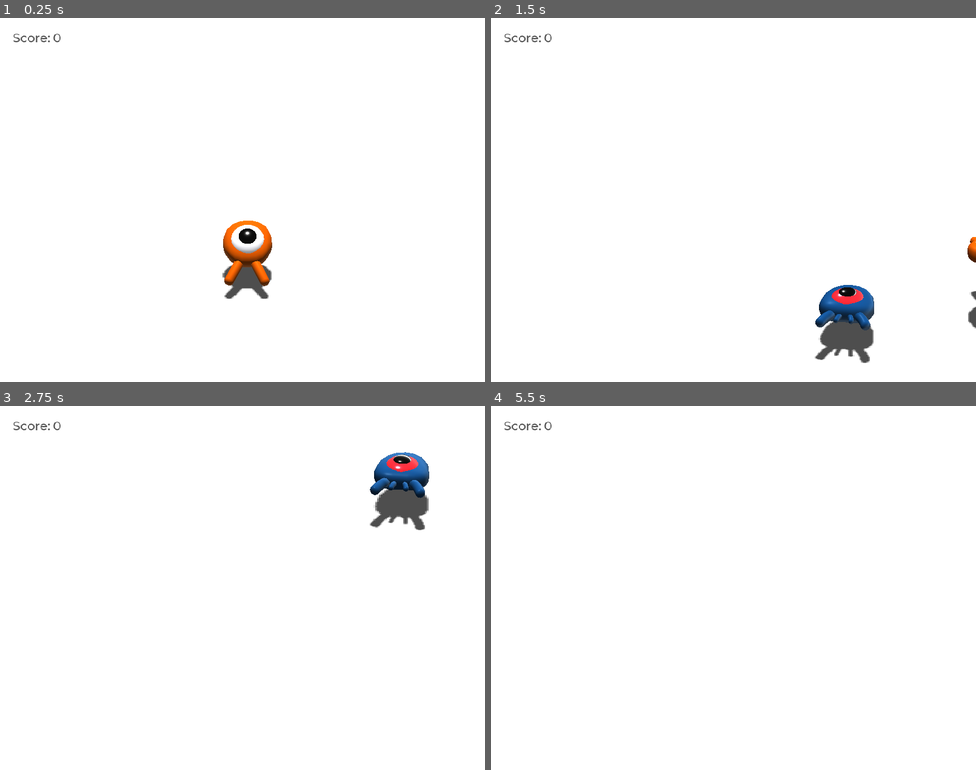
Above: before the commit, frames 1-4 (two rows, left to right).
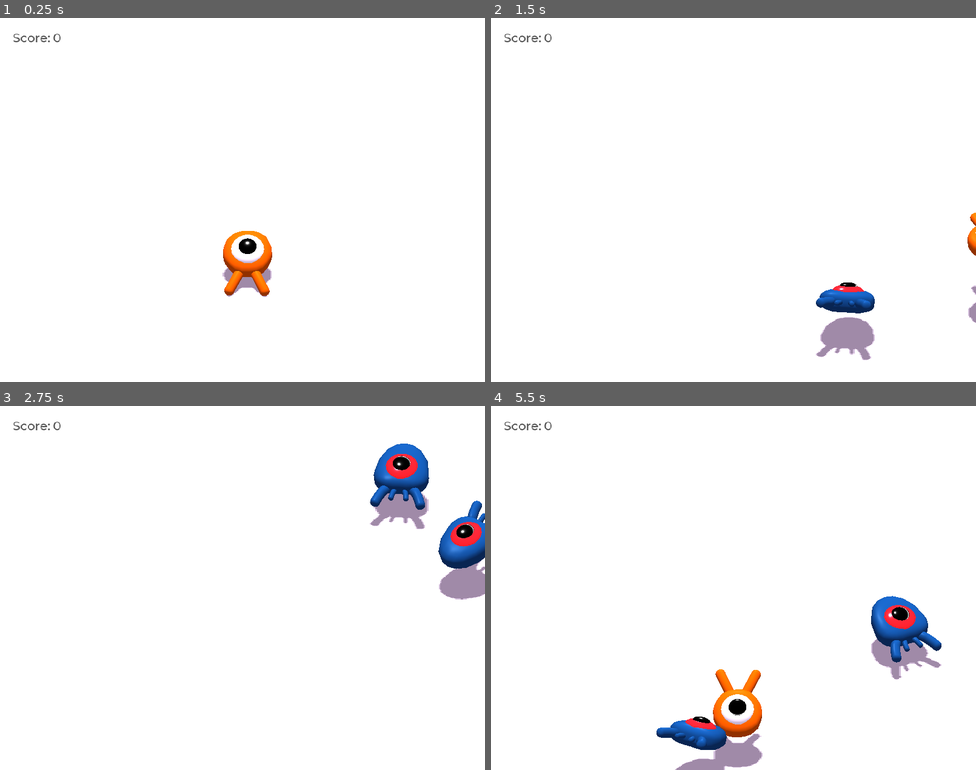
Above: after the commit, the same moments.

Repository: dan1229/godot_3d_squash_the_creeps
Game: Godot game, scene res://Main.tscn
The game is run twice, just before and just after one commit, with the same random seed, the same clock (stepped at 60 frames per second) and the same inputs.
Inputs:
- Up to frame 1 (0.25 s): no input
- Up to frame 2 (1.5 s): tap Enter (ui_accept) at 0.5 s; hold D (move_right) 0.53-1.28 s; hold Space (jump) 0.53-1.28 s; hold S (move_back) from 1.28 s (still down); tap Space (jump) at 1.35 s
- Up to frame 3 (2.75 s): tap Space (jump) at 1.52, 1.82 s; release S (move_back) at 2.03 s; hold D (move_right) from 2.03 s (still down); hold Space (jump) from 2.03 s (still down)
- Up to frame 4 (5.5 s): release D (move_right) at 2.78 s; release Space (jump) at 2.78 s; hold W (move_forward) 2.78-3.53 s; tap Space (jump) at 2.85, 3.02, 3.32, 4.35, 4.52, 4.82 s; hold Space (jump) 3.53-4.28 s; hold A (move_left) 3.53-5.03 s; hold S (move_back) from 5.03 s (still down); hold Space (jump) from 5.03 s (still down)

The runs differ from the first frame. In frame 1, 1.7% of the frame differs, in the area x 45-57%, y 55-78%; in frame 2, 2.2%; in frame 3, 3.9%; in frame 4, 4.9%, in the area x 34-93%, y 52-100%.
Error before the commit: Invalid get index 'transform' (on base: 'null instance'). (res://Main.gd:22)

Commit message:
finished!

Diff:
--- a/Main.gd
+++ b/Main.gd
@@ -14,18 +14,24 @@
 
 
 func _on_MobTimer_timeout():
+	# Create a Mob instance and add it to the scene.
 	var mob = mob_scene.instance()
 
-	var mob_spawn_location = $SpawnPath/SpawnLocation
+	# Choose a random location on Path2D.
+	var mob_spawn_location = get_node("SpawnPath/SpawnLocation")
 	mob_spawn_location.unit_offset = randf()
 
-	var player_position = $Player.transform.origin
+	add_child(mob)
+	mob.connect("squashed", $UI/ScoreLabel, "_on_Mob_squashed")
 
-	add_child(mob)
-	mob.initialize(mob_spawn_location.translation, player_position)
-	mob.connect("squashed", $UI/ScoreLabel, '_on_Mob_squashed')
+	if $Player:
+		var player_position = $Player.transform.origin
+		# We connect the mob to the score label to update the score upon squashing a mob.
+		mob.initialize(mob_spawn_location.translation, player_position)
+	else:
+		_on_Player_hit()
 
 
 func _on_Player_hit():
-	$MobTime.stop()
+	$MobTimer.stop()
 	$UI/Retry.show()
--- a/Main.tscn
+++ b/Main.tscn
@@ -1,9 +1,11 @@
-[gd_scene load_steps=10 format=2]
+[gd_scene load_steps=12 format=2]
 
 [ext_resource path="res://Player.tscn" type="PackedScene" id=1]
 [ext_resource path="res://Main.gd" type="Script" id=2]
 [ext_resource path="res://ui_theme.tres" type="Theme" id=3]
 [ext_resource path="res://ScoreLabel.gd" type="Script" id=4]
+[ext_resource path="res://art/House In a Forest Loop.ogg" type="AudioStream" id=5]
+[ext_resource path="res://default_env.tres" type="Environment" id=6]
 
 [sub_resource type="BoxShape" id=1]
 extents = Vector3( 30, 1, 30 )
@@ -42,6 +44,7 @@
 shadow_enabled = true
 
 [node name="Player" parent="." instance=ExtResource( 1 )]
+transform = Transform( 1, 0, 0, 0, 1, 0, 0, 0, 1, 0, -0.0400273, 0 )
 
 [node name="CameraPivot" type="Spatial" parent="."]
 transform = Transform( 1, 0, 0, 0, 0.956534, 0.291621, 0, -0.291621, 0.956534, 0, 0, 0 )
@@ -121,4 +124,11 @@
 text = "Press enter to retry."
 align = 1
 
+[node name="AudioStreamPlayer" type="AudioStreamPlayer" parent="."]
+stream = ExtResource( 5 )
+autoplay = true
+
+[node name="WorldEnvironment" type="WorldEnvironment" parent="."]
+environment = ExtResource( 6 )
+
 [connection signal="timeout" from="MobTimer" to="." method="_on_MobTimer_timeout"]
--- a/Mob.gd
+++ b/Mob.gd
@@ -21,6 +21,8 @@
 	velocity = Vector3.FORWARD * random_speed
 	velocity = velocity.rotated(Vector3.UP, rotation.y)
 
+	$AnimationPlayer.playback_speed = random_speed / min_speed
+
 
 func squash():
 	emit_signal("squashed")
--- a/Mob.tscn
+++ b/Mob.tscn
@@ -1,9 +1,77 @@
-[gd_scene load_steps=4 format=2]
+[gd_scene load_steps=6 format=2]
 
 [ext_resource path="res://art/mob.glb" type="PackedScene" id=1]
 [ext_resource path="res://Mob.gd" type="Script" id=2]
 
 [sub_resource type="BoxShape" id=1]
+
+[sub_resource type="Animation" id=3]
+length = 0.001
+tracks/0/type = "value"
+tracks/0/path = NodePath(".:jump_impulse")
+tracks/0/interp = 1
+tracks/0/loop_wrap = true
+tracks/0/imported = false
+tracks/0/enabled = true
+tracks/0/keys = {
+"times": PoolRealArray( 0 ),
+"transitions": PoolRealArray( 1 ),
+"update": 0,
+"values": [ 20.0 ]
+}
+tracks/1/type = "value"
+tracks/1/path = NodePath("Pivot/Character:translation")
+tracks/1/interp = 1
+tracks/1/loop_wrap = true
+tracks/1/imported = false
+tracks/1/enabled = true
+tracks/1/keys = {
+"times": PoolRealArray( 0 ),
+"transitions": PoolRealArray( 1 ),
+"update": 0,
+"values": [ Vector3( 0, 0.5, 0 ) ]
+}
+tracks/2/type = "value"
+tracks/2/path = NodePath("Pivot/Character:rotation_degrees")
+tracks/2/interp = 1
+tracks/2/loop_wrap = true
+tracks/2/imported = false
+tracks/2/enabled = true
+tracks/2/keys = {
+"times": PoolRealArray( 0 ),
+"transitions": PoolRealArray( 1 ),
+"update": 0,
+"values": [ Vector3( 0, 0, 0 ) ]
+}
+
+[sub_resource type="Animation" id=4]
+resource_name = "float"
+length = 1.2
+loop = true
+tracks/0/type = "value"
+tracks/0/path = NodePath("Pivot/Character:translation")
+tracks/0/interp = 1
+tracks/0/loop_wrap = true
+tracks/0/imported = false
+tracks/0/enabled = true
+tracks/0/keys = {
+"times": PoolRealArray( 0, 0.5, 1.1 ),
+"transitions": PoolRealArray( 1, 3.03142, 2.2974 ),
+"update": 0,
+"values": [ Vector3( 0, 0.5, 0 ), Vector3( 0, 1.5, 0 ), Vector3( 0, 1, 0 ) ]
+}
+tracks/1/type = "value"
+tracks/1/path = NodePath("Pivot/Character:rotation_degrees")
+tracks/1/interp = 1
+tracks/1/loop_wrap = true
+tracks/1/imported = false
+tracks/1/enabled = true
+tracks/1/keys = {
+"times": PoolRealArray( 0, 0.2, 1 ),
+"transitions": PoolRealArray( 1, 0.707106, 2.21606 ),
+"update": 0,
+"values": [ Vector3( 0, 0, 0 ), Vector3( 30, 0, 0 ), Vector3( -23.157, 0, 0 ) ]
+}
 
 [node name="Mob" type="KinematicBody" groups=["mob"]]
 collision_layer = 2
@@ -13,8 +81,8 @@
 [node name="Pivot" type="Spatial" parent="."]
 transform = Transform( 1, 0, 0, 0, 0.972954, 0.231001, 0, -0.231001, 0.972954, 0, 0, 0 )
 
-[node name="mob" parent="Pivot" instance=ExtResource( 1 )]
-transform = Transform( 1, 0, 0, 0, 1, 0, 0, 0, 1, 0, 0.96019, 0 )
+[node name="Character" parent="Pivot" instance=ExtResource( 1 )]
+transform = Transform( 1, 0, 0, 0, 1, 0, 0, 0, 1, 0, 0.5, 0 )
 
 [node name="CollisionShape" type="CollisionShape" parent="."]
 transform = Transform( 1, 0, 0, 0, 0.5, 0, 0, 0, 1, 0, 1.12193, 0 )
@@ -24,4 +92,9 @@
 transform = Transform( 1, 0, 0, 0, 1, 0, 0, 0, 1, 0.090487, 0.767839, -0.021395 )
 aabb = AABB( -1.34687, -0.0715671, -1.66094, 2.69373, 1.23786, 3.32187 )
 
+[node name="AnimationPlayer" type="AnimationPlayer" parent="."]
+autoplay = "float"
+anims/RESET = SubResource( 3 )
+anims/float = SubResource( 4 )
+
 [connection signal="screen_exited" from="VisibilityNotifier" to="." method="_on_VisibilityNotifier_screen_exited"]
--- a/Player.gd
+++ b/Player.gd
@@ -2,11 +2,14 @@
 
 signal hit
 
-
-export var speed = 14.0
-export var jump_impulse = 20.0
-export var fall_acceleration = 75.0
-export var bounce_impulse = 16.0
+# How fast the player moves in meters per second.
+export var speed = 14
+# Vertical impulse applied to the character upon jumping in meters per second.
+export var jump_impulse = 20
+# Vertical impulse applied to the character upon bouncing over a mob in meters per second.
+export var bounce_impulse = 16
+# The downward acceleration when in the air, in meters per second per second.
+export var fall_acceleration = 75
 
 var velocity = Vector3.ZERO
 
@@ -23,18 +26,31 @@
 		direction.z -= 1
 
 	if direction != Vector3.ZERO:
+		# In the lines below, we turn the character when moving and make the animation play faster.
 		direction = direction.normalized()
 		$Pivot.look_at(translation + direction, Vector3.UP)
+		$AnimationPlayer.playback_speed = 4
+	else:
+		$AnimationPlayer.playback_speed = 1
 
 	velocity.x = direction.x * speed
 	velocity.z = direction.z * speed
 
-	if is_on_floor() and Input.is_action_pressed("jump"):
+	# Jumping.
+	if is_on_floor() and Input.is_action_just_pressed("jump"):
 		velocity.y += jump_impulse
 
+	# We apply gravity every frame so the character always collides with the ground when moving.
+	# This is necessary for the is_on_floor() function to work as a body can always detect
+	# the floor, walls, etc. when a collision happens the same frame.
 	velocity.y -= fall_acceleration * delta
 	velocity = move_and_slide(velocity, Vector3.UP)
 
+	# Here, we check if we landed on top of a mob and if so, we kill it and bounce.
+	# With move_and_slide(), Godot makes the body move sometimes multiple times in a row to
+	# smooth out the character's motion. So we have to loop over all collisions that may have
+	# happened.
+	# If there are no "slides" this frame, the loop below won't run.
 	for index in range(get_slide_count()):
 		var collision = get_slide_collision(index)
 		if collision.collider.is_in_group("mob"):
@@ -43,6 +59,8 @@
 				mob.squash()
 				velocity.y = bounce_impulse
 
+	# This makes the character follow a nice arc when jumping
+	$Pivot.rotation.x = PI / 6 * velocity.y / jump_impulse
 
 
 func die():
@@ -50,5 +68,5 @@
 	queue_free()
 
 
-func _on_MobDetector_body_entered(body):
+func _on_MobDetector_body_entered(_body):
 	die()
--- a/Player.tscn
+++ b/Player.tscn
@@ -7,7 +7,7 @@
 radius = 0.973721
 
 [sub_resource type="CylinderShape" id=2]
-radius = 1.41664
+radius = 0.183879
 height = 0.543105
 
 [sub_resource type="Animation" id=3]
@@ -25,7 +25,7 @@
 "values": [ 20.0 ]
 }
 tracks/1/type = "value"
-tracks/1/path = NodePath("Pivot/player:translation")
+tracks/1/path = NodePath("Pivot/Character:translation")
 tracks/1/interp = 1
 tracks/1/loop_wrap = true
 tracks/1/imported = false
@@ -37,7 +37,7 @@
 "values": [ Vector3( 0, 0.5, 0 ) ]
 }
 tracks/2/type = "value"
-tracks/2/path = NodePath("Pivot/player:rotation_degrees")
+tracks/2/path = NodePath("Pivot/Character:rotation_degrees")
 tracks/2/interp = 1
 tracks/2/loop_wrap = true
 tracks/2/imported = false
@@ -54,7 +54,7 @@
 length = 1.2
 loop = true
 tracks/0/type = "value"
-tracks/0/path = NodePath("Pivot/player:translation")
+tracks/0/path = NodePath("Pivot/Character:translation")
 tracks/0/interp = 1
 tracks/0/loop_wrap = true
 tracks/0/imported = false
@@ -63,10 +63,10 @@
 "times": PoolRealArray( 0, 0.5, 1.1 ),
 "transitions": PoolRealArray( 1, 3.03142, 2.2974 ),
 "update": 0,
-"values": [ Vector3( 0, 0.5, 0 ), Vector3( 0, 2.5, 0 ), Vector3( 0, 1, 0 ) ]
+"values": [ Vector3( 0, 0.5, 0 ), Vector3( 0, 1.5, 0 ), Vector3( 0, 1, 0 ) ]
 }
 tracks/1/type = "value"
-tracks/1/path = NodePath("Pivot/player:rotation_degrees")
+tracks/1/path = NodePath("Pivot/Character:rotation_degrees")
 tracks/1/interp = 1
 tracks/1/loop_wrap = true
 tracks/1/imported = false
@@ -85,7 +85,7 @@
 
 [node name="Pivot" type="Spatial" parent="."]
 
-[node name="player" parent="Pivot" instance=ExtResource( 1 )]
+[node name="Character" parent="Pivot" instance=ExtResource( 1 )]
 transform = Transform( 1, 0, 0, 0, 1, 0, 0, 0, 1, 0, 0.5, 0 )
 
 [node name="CollisionShape" type="CollisionShape" parent="."]
--- a/default_env.tres
+++ b/default_env.tres
@@ -1,3 +1,4 @@
 [gd_resource type="Environment" format=2]
 
 [resource]
+ambient_light_color = Color( 0.627451, 0.541176, 0.658824, 1 )
